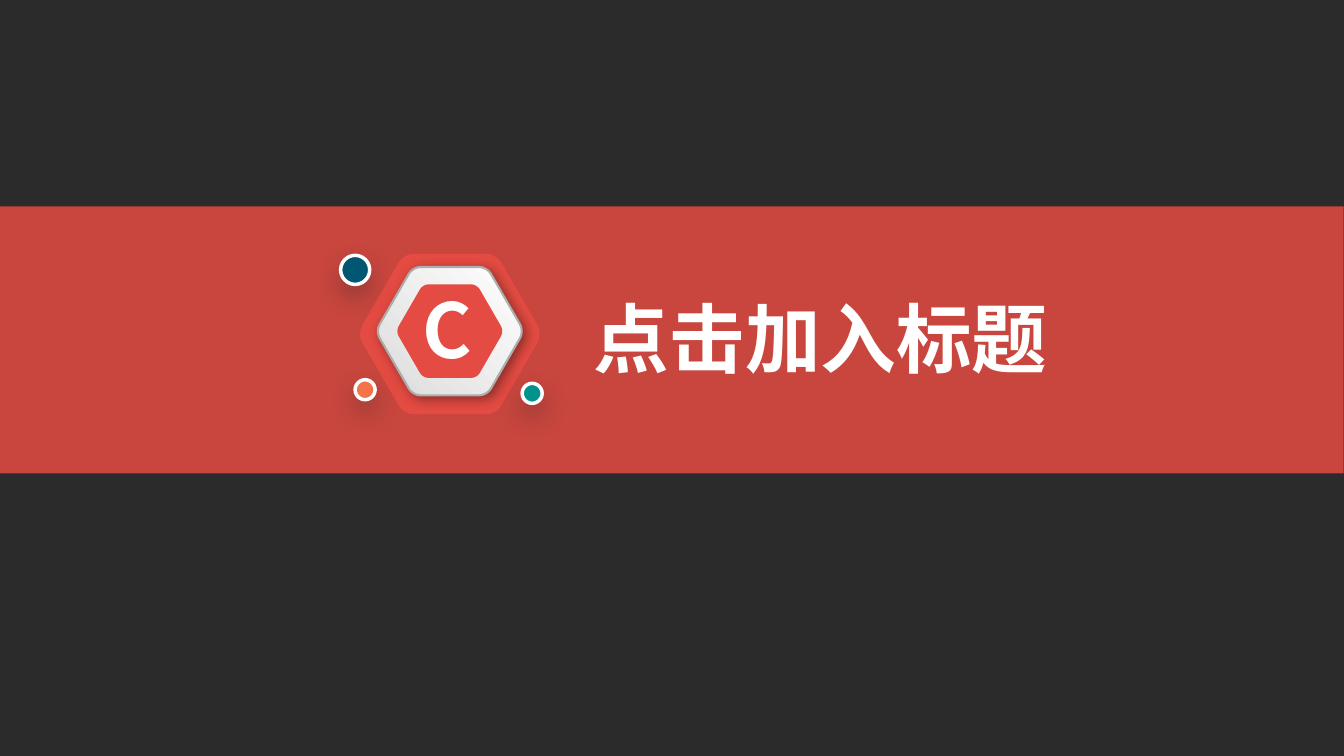
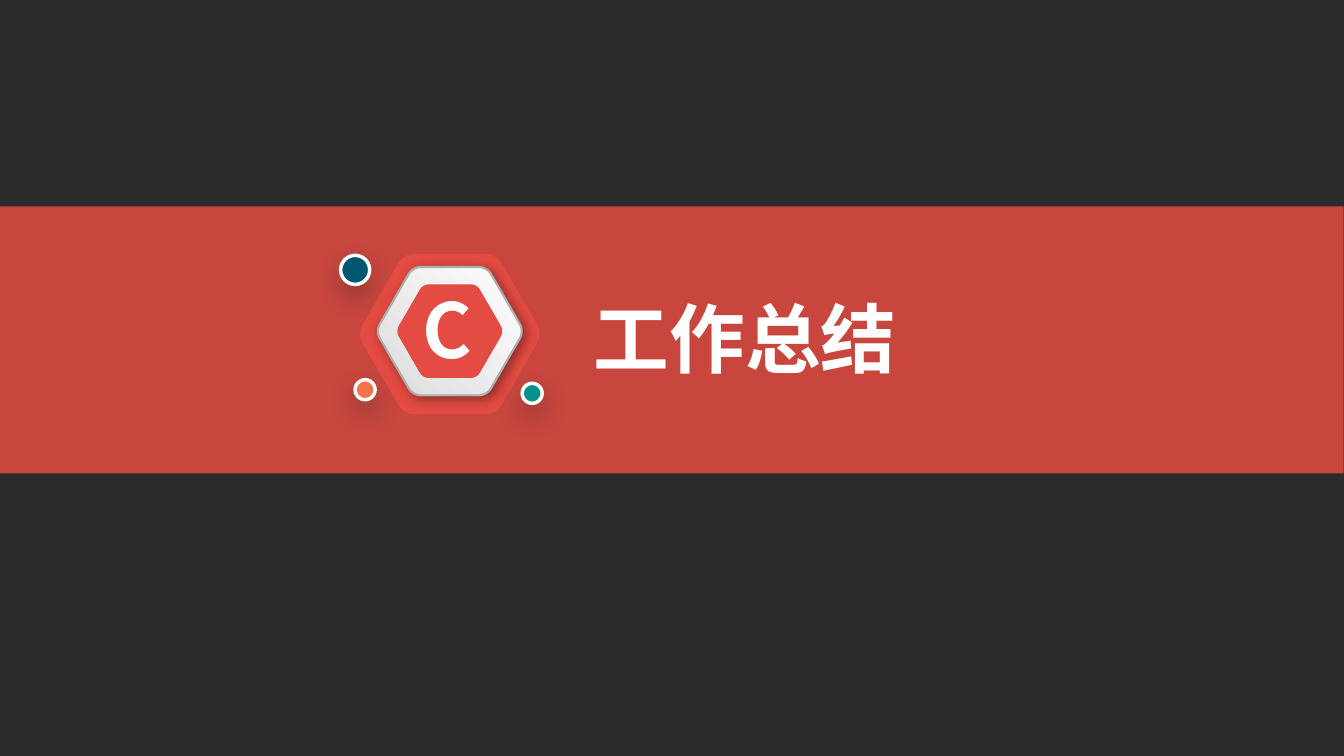
Before and after one commit to TinyWorker/speechless.github.io, a slide deck: slide 11 of images/通用商务.pptx (slide 13 before the commit). Drawn at 1344x756 pixels with LibreOffice and Linux fonts; fonts in the diff are those of the drawing; background and template pictures are left out; a plain dark background stands for a picture behind light text. Boxes give left, top, right and bottom in pixels: in the first picture for what was removed or moved away, otherwise in the second. Text is boxed around its words. In the diff, an @@ line names an element or a change of style, - is before the commit and + after.

```diff
--- a/images/通用商务.pptx
+++ b/images/通用商务.pptx
@@ text at (x1=594, y1=302, x2=896, y2=374): text changed @@
-点击加入标题
+工作总结
```
Also in this commit, not shown: 4 other slides changed, 2 slides added, 2 slides removed.
